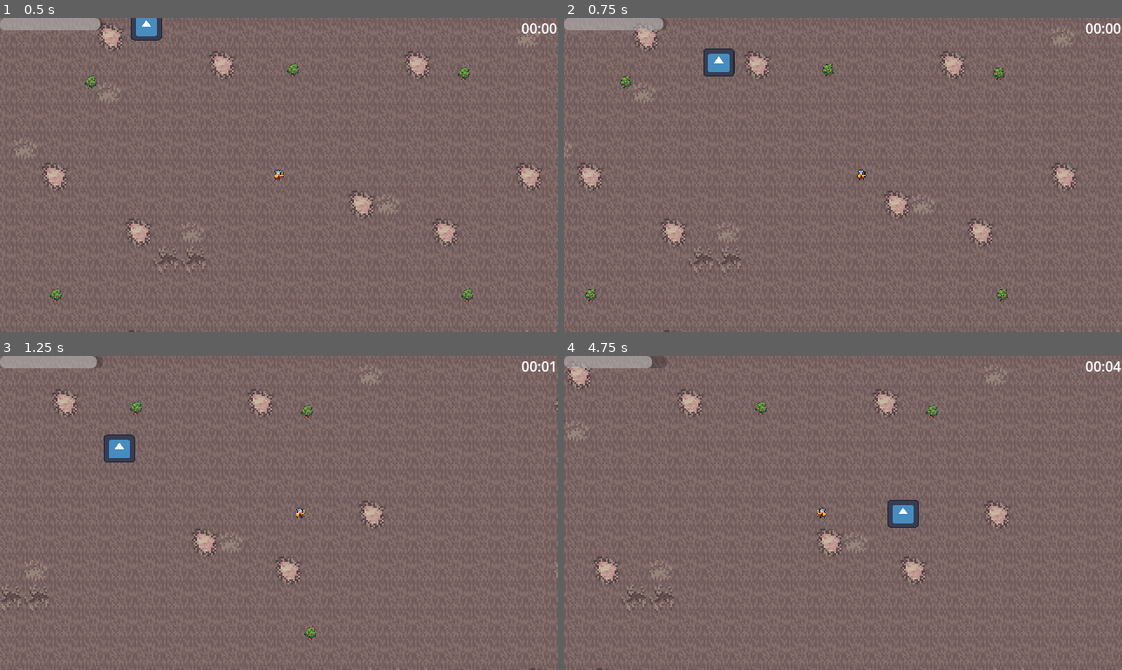
Above: before the commit, frames 1-4 (two rows, left to right).
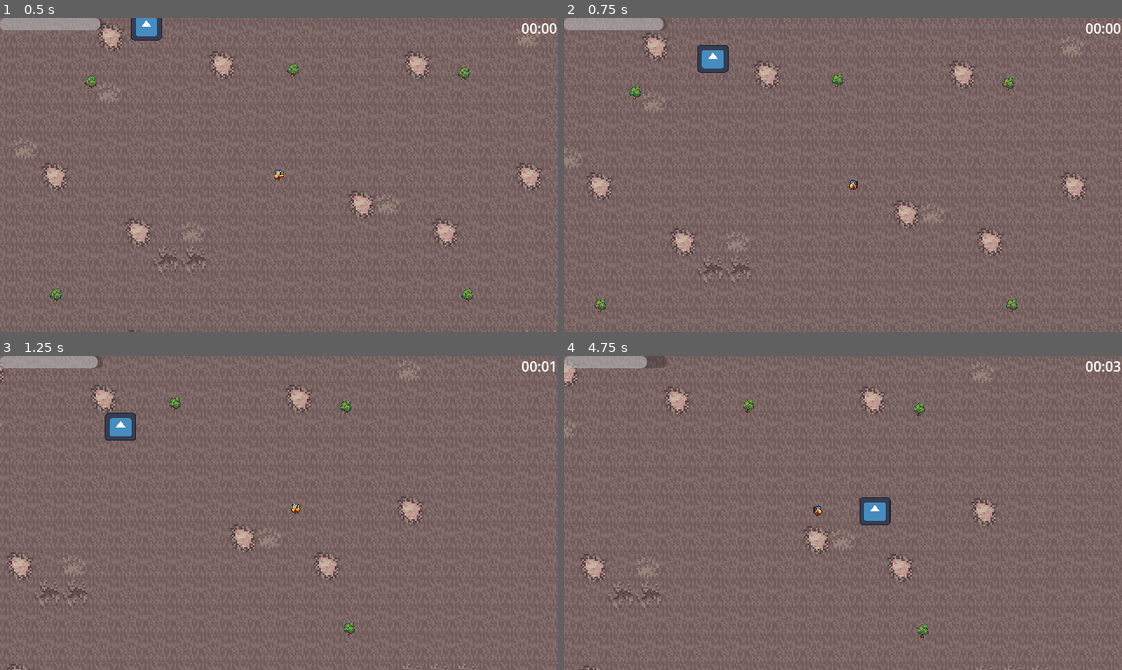
Above: after the commit, the same moments.

Repository: DevLucasOnly/DevLucasOnly-SurviveGD-Prototipo-de-Sobrevivencia-2D
Game: Godot game, scene res://scenes/world.tscn
The game is run twice, just before and just after one commit, with the same random seed, the same clock (stepped at 60 frames per second) and the same inputs. The engine's default icon, where the game draws it, is replaced by a stand-in: a white triangle on a blue panel in a dark square.
Inputs:
- Up to frame 1 (0.5 s): no input
- Up to frame 2 (0.75 s): tap Enter (ui_accept) at 0.5, 0.6 s; hold D (move_right) from 0.53 s (still down)
- Up to frame 3 (1.25 s): keep holding D (move_right); tap Enter (ui_accept) at 0.77, 1.07 s
- Up to frame 4 (4.75 s): release D (move_right) at 1.28 s; hold S (move_down) 1.28-2.03 s; tap Enter (ui_accept) at 1.35, 1.52, 1.82, 2.1, 2.85, 3.02, 3.32, 3.6, 3.77, 4.07, 4.35, 4.52 s; hold D (move_right) 2.03-2.78 s; hold W (move_up) 2.78-3.53 s; hold A (move_left) from 3.53 s (still down)

Frame 1 is identical in both runs. In frame 2, 5.1% of the frame differs, in the area x 0-100%, y 2-100%; in frame 3, 4.8%; in frame 4, 4.7%.

Commit message:
Ajuste no player.gd para Camera2D

Diff:
--- a/scripts/player.gd
+++ b/scripts/player.gd
@@ -7,16 +7,25 @@
 
 @onready var anim: AnimationPlayer = $AnimationPlayer
 @onready var sprite: Sprite2D = $Sprite2D
+@onready var camera: Camera2D = $Camera2D
+
+var shake_intensity: float = 0.0
+const SHAKE_DECAY: float = 10.0
 
 func _ready() -> void:
 	# Conecta os sinais do Autoload às funções locais
 	GameManager.humanidade_alterada.connect(_on_humanidade_alterada)
 	GameManager.game_over.connect(_on_game_over)
 
+func _process(delta: float) -> void:
+	# Controle do decaimento do Camera Shake
+	if shake_intensity > 0:
+		shake_intensity = lerpf(shake_intensity, 0.0, SHAKE_DECAY * delta)
+		camera.offset = Vector2(randf_range(-1.0, 1.0), randf_range(-1.0, 1.0)) * shake_intensity
+	else:
+		camera.offset = Vector2.ZERO
+
 func _physics_process(_delta: float) -> void:
-
-	print("Estado atual: ", estado_atual)
-
 	match estado_atual:
 		Estado.IDLE:
 			_estado_idle()
@@ -26,6 +35,10 @@
 			_estado_dead()
 
 	move_and_slide()
+
+	# Gatilho temporário para validação da Issue #11
+	if Input.is_action_just_pressed("ui_accept"):
+		acionar_feedback_dano()
 
 func _estado_idle() -> void:
 	velocity = Vector2.ZERO
@@ -50,10 +63,17 @@
 	velocity = Vector2.ZERO
 	anim.play("idle")
 
-func _on_humanidade_alterada(valor: float) -> void:
-	# Mantido para debugar a humanidade, caso necessário
+func acionar_feedback_dano() -> void:
+	# Aplica Camera Shake
+	shake_intensity = 15.0
+
+	# Aplica Freeze Frame
+	Engine.time_scale = 0.0
+	await get_tree().create_timer(0.05, true, false, true).timeout
+	Engine.time_scale = 1.0
+
+func _on_humanidade_alterada(_valor: float) -> void:
 	pass
 
 func _on_game_over() -> void:
-	print("[DEBUG] Player recebeu game_over")
 	estado_atual = Estado.DEAD
